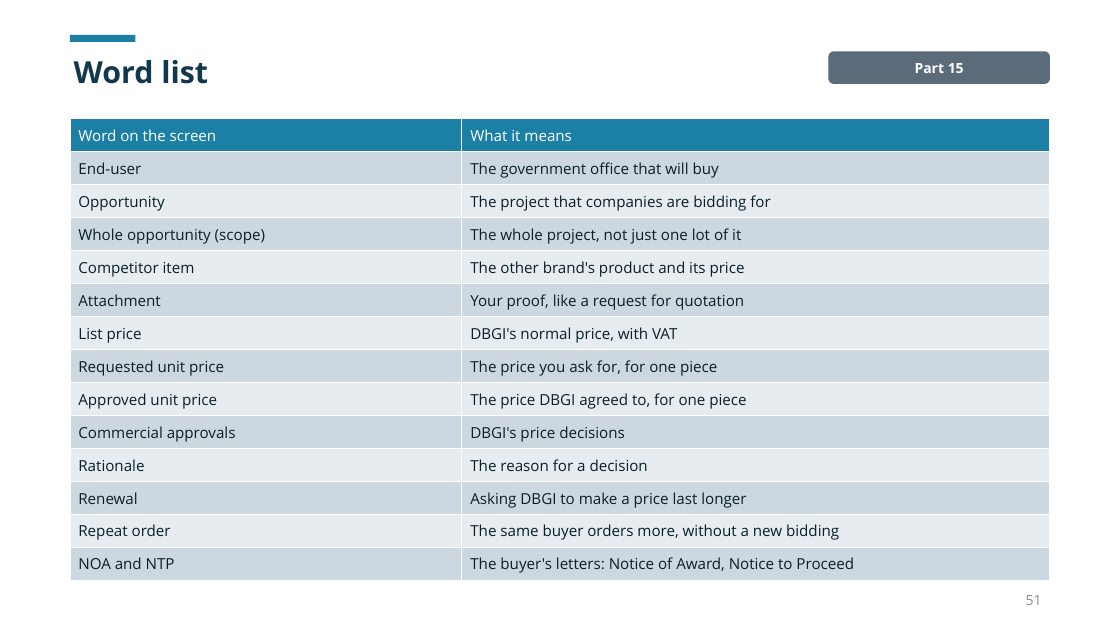
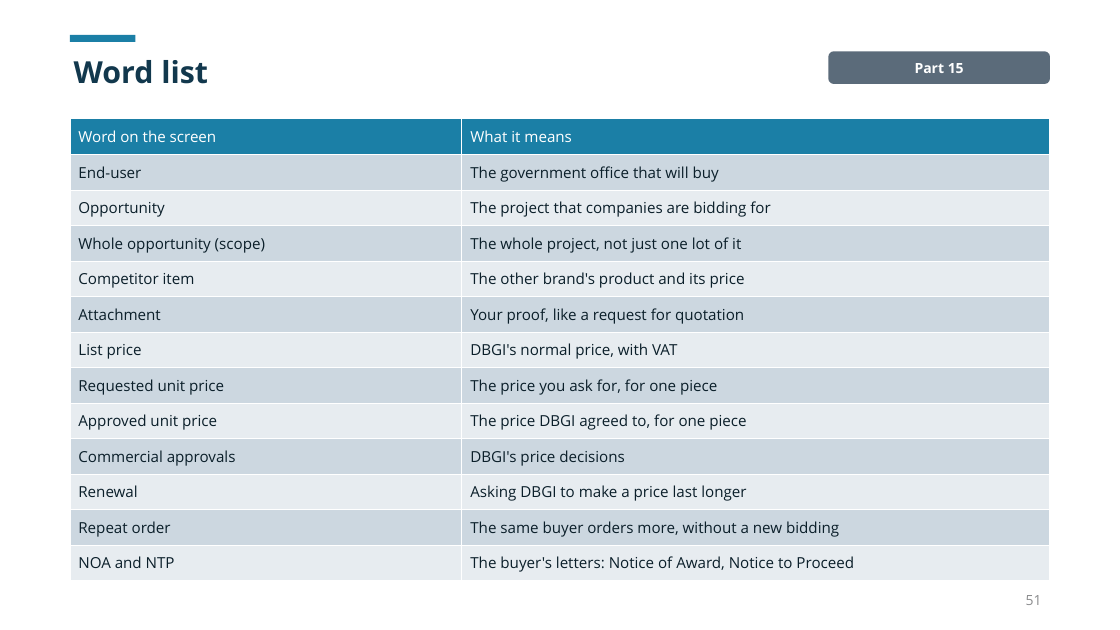
Before and after one commit to dbsuarez/dbgi-deal-registration-portal, a slide deck: slide 51 of docs/guides/Portal User Guide 2026-11/Using the DBGI Portal.pptx. Drawn at 1120x630 pixels with LibreOffice and Linux fonts; fonts in the diff are those of the drawing. Boxes give left, top, right and bottom in pixels: in the first picture for what was removed or moved away, otherwise in the second. Text is boxed around its words. In the diff, an @@ line names an element or a change of style, - is before the commit and + after.

```diff
--- a/docs/guides/Portal User Guide 2026-11/Using the DBGI Portal.pptx
+++ b/docs/guides/Portal User Guide 2026-11/Using the DBGI Portal.pptx
@@ table at bbox=[70, 119, 1050, 581] @@
-row 11: Rationale | The reason for a decision
```
Also in this commit, not shown: 1 other slide changed, 58 other files.
